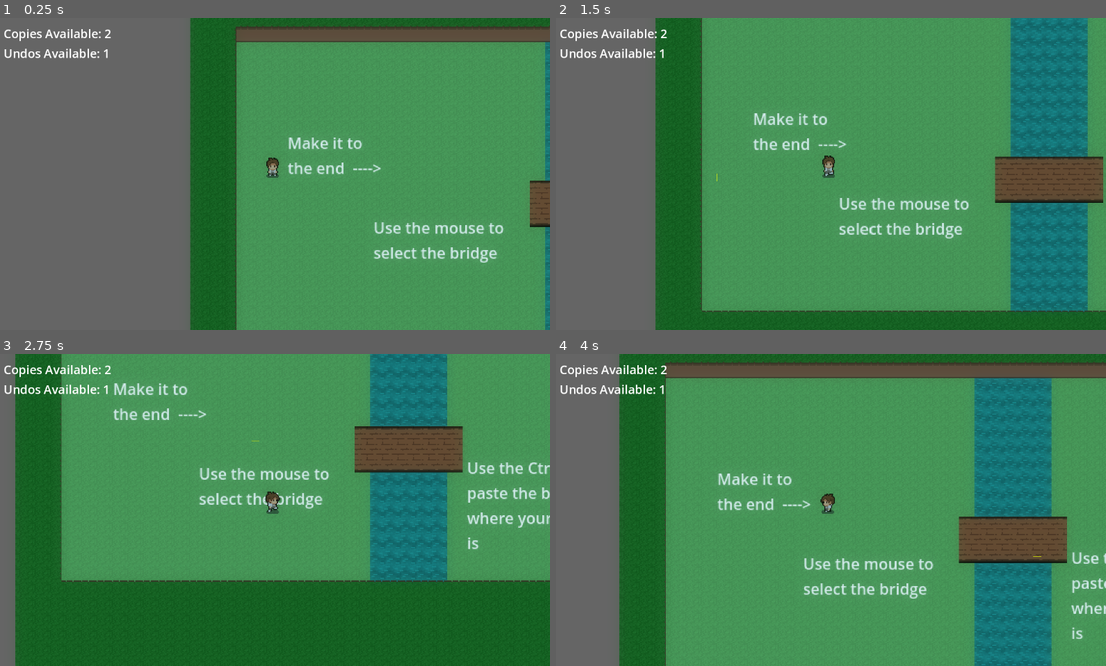
Above: before the commit, frames 1-4 (two rows, left to right).
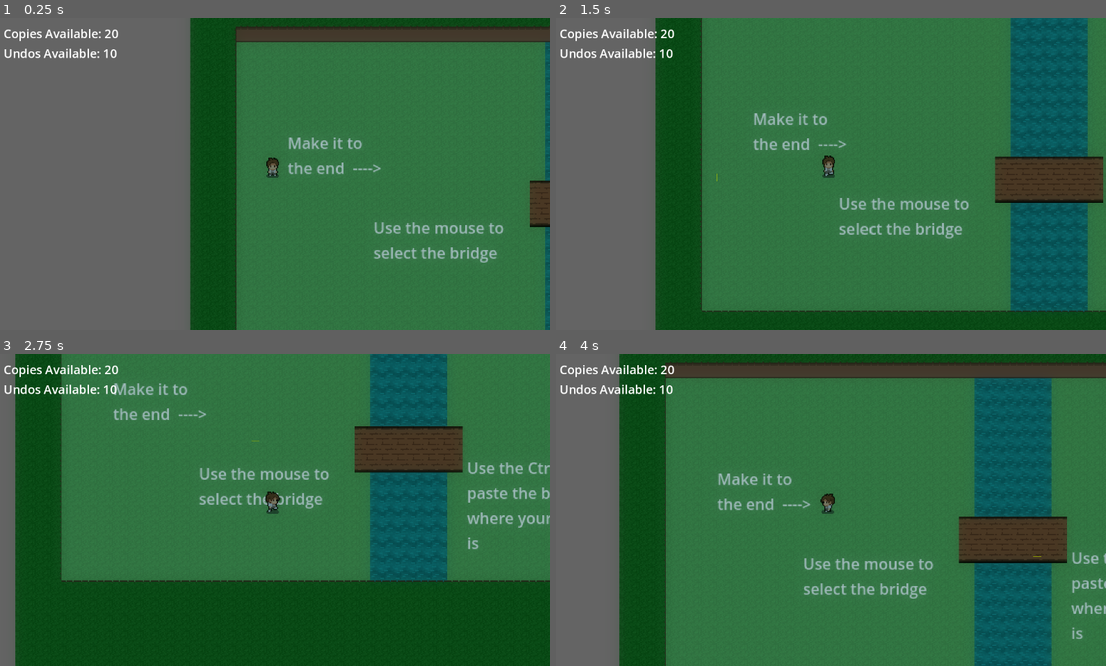
Above: after the commit, the same moments.

Repository: 2sabbas/13IT1-Game-Progect
Game: Godot game, scene res://Scenes/main.tscn
Two runs of this game, one before a commit and one after it. Both use one fixed random seed, a clock stepped at 60 frames per second and the inputs below. The engine's default icon, where the game draws it, is replaced by a stand-in: a white triangle on a blue panel in a dark square.
Inputs (mouse positions are in pixels of both pictures, inside the frame that each line leads up to):
- Up to frame 1 (0.25 s): no input
- Up to frame 2 (1.5 s): move the mouse to (952, 158) at 0.52 s; hold D (move_right) 0.53-1.28 s; click (952, 158) at 0.6 s; move the mouse to (715, 189) at 1.27 s; hold S (move_down) from 1.28 s (still down); click (715, 189) at 1.35 s
- Up to frame 3 (2.75 s): move the mouse to (330, 441) at 2.02 s; release S (move_down) at 2.03 s; hold D (move_right) from 2.03 s (still down); click (330, 441) at 2.1 s
- Up to frame 4 (4 s): move the mouse to (798, 572) at 2.77 s; release D (move_right) at 2.78 s; hold W (move_up) 2.78-3.53 s; click (798, 572) at 2.85 s; move the mouse to (996, 556) at 3.52 s; hold A (move_left) from 3.53 s (still down); click (996, 556) at 3.6 s

The runs differ from the first frame. In frame 1, 56% of the frame differs, in the area x 20-100%, y 0-100%; in frame 2, 69%; in frame 3, 67%; in frame 4, 76%, in the area x 12-100%, y 0-100%.

Commit message:
added first pickup sprite

Diff:
--- /dev/null
+++ b/Game/13it1game/Scenes/copy_pickup.tscn
@@ -0,0 +1,35 @@
+[gd_scene load_steps=6 format=3 uid="uid://b4cq6y7po4uje"]
+
+[ext_resource type="Texture2D" uid="uid://dkm3ovwy3yoqq" path="res://Assets/Sprites/Blue Pickup.png" id="1_rqf5f"]
+[ext_resource type="Texture2D" uid="uid://cjahiva7euuq6" path="res://Assets/Sprites/16x16 shadow.png" id="2_4e8vg"]
+
+[sub_resource type="CapsuleShape2D" id="CapsuleShape2D_qkwbq"]
+radius = 5.0
+height = 18.0
+
+[sub_resource type="Animation" id="Animation_lwnu8"]
+resource_name = "Float_animation"
+
+[sub_resource type="AnimationLibrary" id="AnimationLibrary_gjy8n"]
+_data = {
+"Float_animation": SubResource("Animation_lwnu8")
+}
+
+[node name="Copy Pickup" type="Area2D"]
+
+[node name="Pickup" type="Sprite2D" parent="."]
+position = Vector2(0, -5)
+texture = ExtResource("1_rqf5f")
+
+[node name="Shadow" type="Sprite2D" parent="."]
+position = Vector2(0, -5)
+texture = ExtResource("2_4e8vg")
+
+[node name="CollisionShape2D" type="CollisionShape2D" parent="."]
+rotation = 1.5708
+shape = SubResource("CapsuleShape2D_qkwbq")
+
+[node name="AnimationPlayer" type="AnimationPlayer" parent="."]
+libraries = {
+"": SubResource("AnimationLibrary_gjy8n")
+}
--- a/Game/13it1game/Scenes/main.tscn
+++ b/Game/13it1game/Scenes/main.tscn
@@ -14,6 +14,8 @@
 glow_normalized = true
 glow_bloom = 0.4
 glow_blend_mode = 1
+adjustment_enabled = true
+adjustment_contrast = 1.05
 
 [node name="Main" type="Node2D"]
 y_sort_enabled = true
@@ -22,7 +24,7 @@
 environment = SubResource("Environment_jjvhh")
 
 [node name="CanvasModulate" type="CanvasModulate" parent="."]
-color = Color(0.649174, 0.697378, 0.715018, 1)
+color = Color(0.499725, 0.551807, 0.570798, 1)
 
 [node name="CanvasLayer" type="CanvasLayer" parent="."]
 
--- a/Game/13it1game/Scenes/map.tscn
+++ b/Game/13it1game/Scenes/map.tscn
@@ -455,8 +455,8 @@
 
 [sub_resource type="AnimationLibrary" id="AnimationLibrary_q0mm3"]
 _data = {
-&"RESET": SubResource("Animation_myvm1"),
-&"change_brightness": SubResource("Animation_p3ir5")
+"RESET": SubResource("Animation_myvm1"),
+"change_brightness": SubResource("Animation_p3ir5")
 }
 
 [node name="Map" type="Node2D"]
@@ -491,6 +491,6 @@
 
 [node name="AnimationPlayer" type="AnimationPlayer" parent="One Way Gate"]
 libraries = {
-&"": SubResource("AnimationLibrary_q0mm3")
+"": SubResource("AnimationLibrary_q0mm3")
 }
 autoplay = "change_brightness"
--- a/Game/13it1game/Scripts/Global.gd
+++ b/Game/13it1game/Scripts/Global.gd
@@ -1,6 +1,6 @@
 extends Node
 
-var num_of_copies_available = 2
-var num_of_undos_available = 1
+var num_of_copies_available = 20
+var num_of_undos_available = 10
 var copy_available = false	#set the shortcuts avalavble to what is avalable
 var paste_available = false
--- a/Game/13it1game/project.godot
+++ b/Game/13it1game/project.godot
@@ -12,7 +12,7 @@
 
 config/name="13IT1Game"
 run/main_scene="res://Scenes/main.tscn"
-config/features=PackedStringArray("4.4", "Forward Plus")
+config/features=PackedStringArray("4.3", "Forward Plus")
 config/icon="res://icon.svg"
 
 [autoload]
Binary file added: Game/13it1game/Assets/Sprites/16x16 shadow.png
Not shown, added: Game/13it1game/Assets/Sprites/16x16 shadow.png.import
Binary file added: Game/13it1game/Assets/Sprites/Blue Pickup.png
Not shown, added: Game/13it1game/Assets/Sprites/Blue Pickup.png.import
Not shown: 1 places in Game/13it1game/Scenes/hud.tscn that only renumber resources
Not shown: 1 places in Game/13it1game/Scenes/main.tscn that only renumber resources
Not shown: 1 places in Game/13it1game/Scenes/player.tscn that only renumber resources
